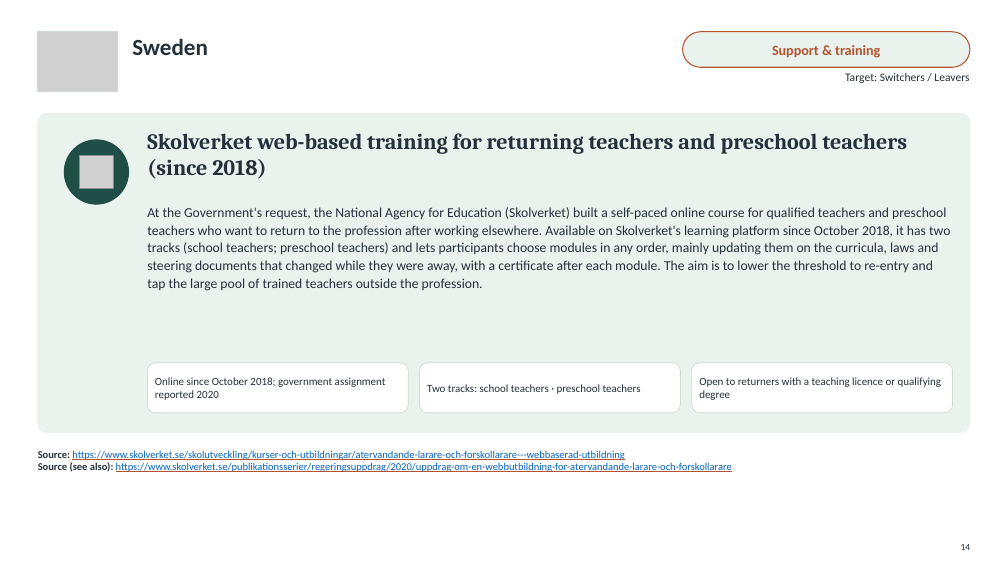
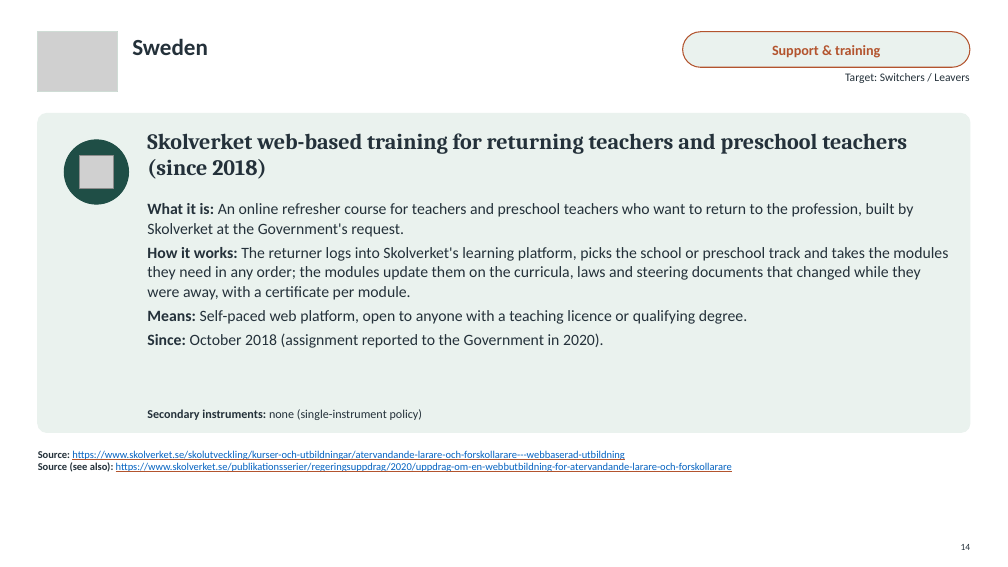
Before and after one commit to jedr1-ship-it/Alternative-Pathways----Quant, a slide deck: slide 14 of policies/Re-attracting_Former_Teachers.pptx. Drawn at 1008x567 pixels with LibreOffice and Linux fonts; fonts in the diff are those of the drawing; grey boxes stand for pictures. Boxes give left, top, right and bottom in pixels: in the first picture for what was removed or moved away, otherwise in the second. Text is boxed around its words. In the diff, an @@ line names an element or a change of style, - is before the commit and + after.

```diff
--- a/policies/Re-attracting_Former_Teachers.pptx
+++ b/policies/Re-attracting_Former_Teachers.pptx
@@ text at (147,203,948,348): text changed; size 13 to 15 pt @@
-At the Government's request, the National Agency for Education (Skolverket) built a self-paced online course for qualified teachers and preschool teachers who want to return to the profession after working elsewhere. Available on Skolverket's learning platform since October 2018, it has two tracks (school teachers; preschool teachers) and lets participants choose modules in any order, mainly updating them on the curricula, laws and steering documents that changed while they were away, with a certificate after each module. The aim is to lower the threshold to re-entry and tap the large pool of trained teachers outside the profession.
+What it is: An online refresher course for teachers and preschool teachers who want to return to the profession, built by Skolverket at the Government's request.
+How it works: The returner logs into Skolverket's learning platform, picks the school or preschool track and takes the modules they need in any order; the modules update them on the curricula, laws and steering documents that changed while they were away, with a certificate per module.
+Means: Self-paced web platform, open to anyone with a teaching licence or qualifying degree.
+Since: October 2018 (assignment reported to the Government in 2020).
@@ rounded rectangle removed at (147,363,408,413) @@
@@ text removed at (155,377,386,400) @@
-Online since October 2018; government assignment reported 2020
@@ rounded rectangle removed at (420,363,681,413) @@
@@ text removed at (427,384,641,394) @@
-Two tracks: school teachers · preschool teachers
@@ rounded rectangle removed at (692,363,953,413) @@
@@ text removed at (699,377,942,400) @@
-Open to returners with a teaching licence or qualifying degree
@@ text added at (147,409,423,420), 11.5 pt, text #24313A @@
+Secondary instruments: none (single-instrument policy)
```
Also in this commit, not shown: 18 other slides changed, 4 other files.
